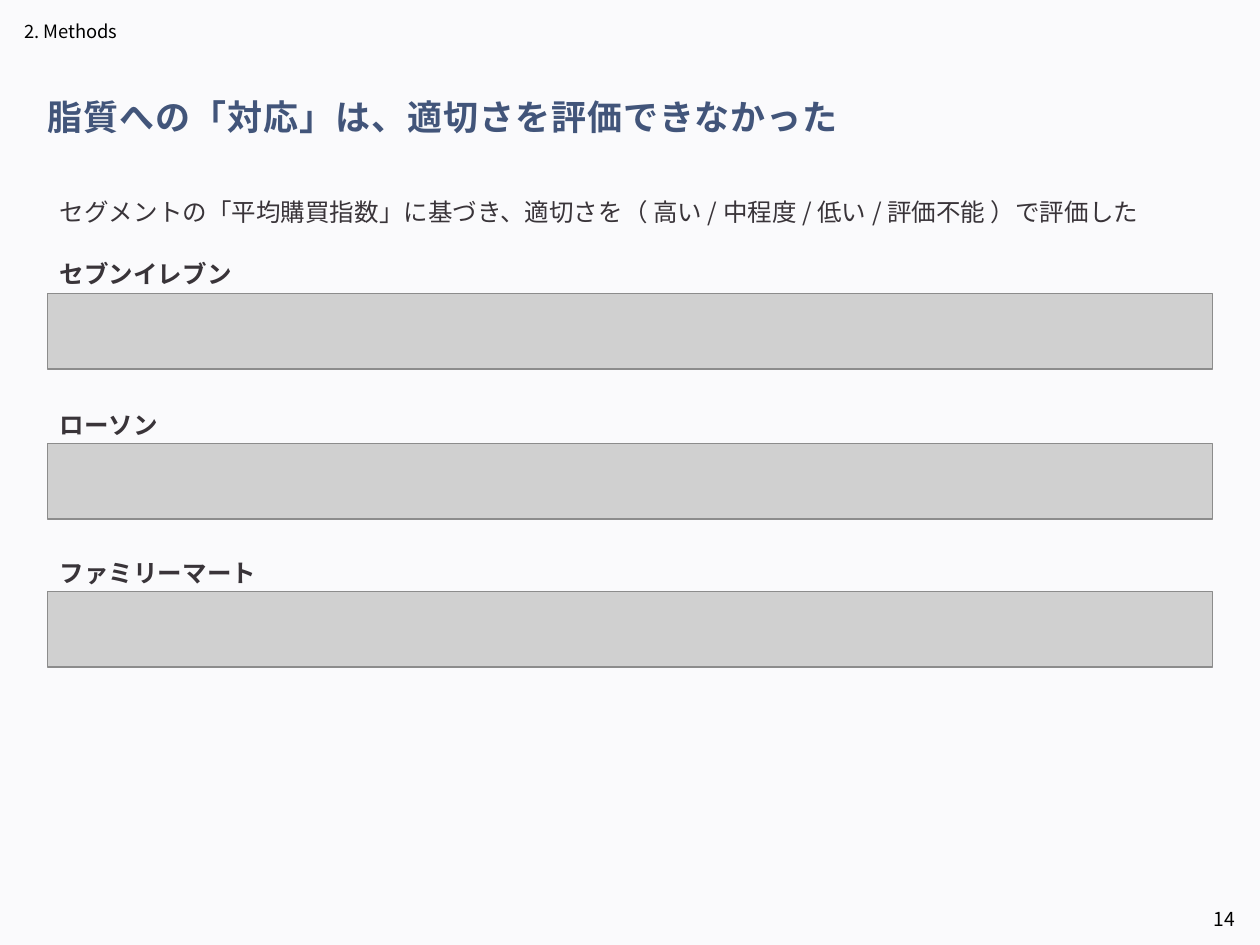
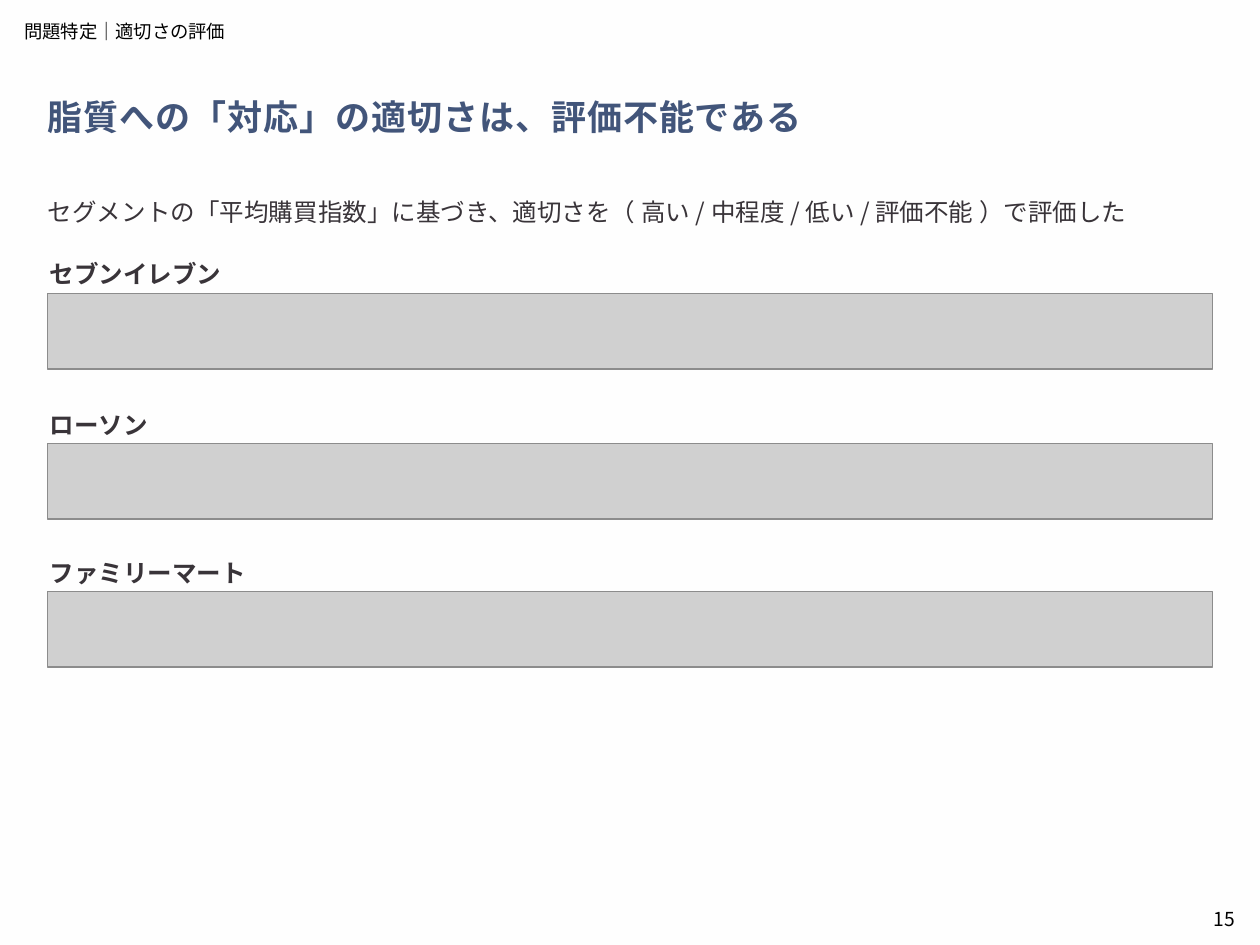
Before and after one commit to aoiseki0415/Accenture_CEO, a slide deck: slide 15 of 提出物一覧/アクセンチュア_中間発表.pptx (slide 14 before the commit). Drawn at 1260x945 pixels with LibreOffice and Linux fonts; fonts in the diff are those of the drawing; grey boxes stand for pictures. Boxes give left, top, right and bottom in pixels: in the first picture for what was removed or moved away, otherwise in the second. Text is boxed around its words. In the diff, an @@ line names an element or a change of style, - is before the commit and + after.

```diff
--- a/提出物一覧/アクセンチュア_中間発表.pptx
+++ b/提出物一覧/アクセンチュア_中間発表.pptx
@@ background #E7E6F4 at 19% opacity to #F5EDE9 at 4% opacity @@
@@ text removed at bbox=[24, 23, 118, 39] @@
-2. Methods
@@ text added at bbox=[24, 22, 225, 40], 10.5 pt, text #000000 @@
+問題特定｜適切さの評価
@@ text at bbox=[48, 100, 802, 134]: text changed @@
-脂質への「対応」は、適切さを評価できなかった
+脂質への「対応」の適切さは、評価不能である
@@ text "セグメントの「平均購買指数」に基づき、適切さを（ 高い / 中程度 / ...": place and size @@
-text "セグメントの「平均購買指数」に基づき、適切さを（ 高い / 中程度 / ..." at bbox=[60, 200, 1138, 223]
+text "セグメントの「平均購買指数」に基づき、適切さを（ 高い / 中程度 / ..." at bbox=[48, 200, 1126, 223]
@@ 3 texts: place and size @@
-3 texts at bbox=[60, 262, 256, 584]
+3 texts at bbox=[50, 262, 246, 584]
@@ page number at bbox=[1213, 912, 1234, 927]: text changed @@
-14
+15
```
Also in this commit, not shown: 15 other slides changed, 7 slides added, 3 slides removed.
